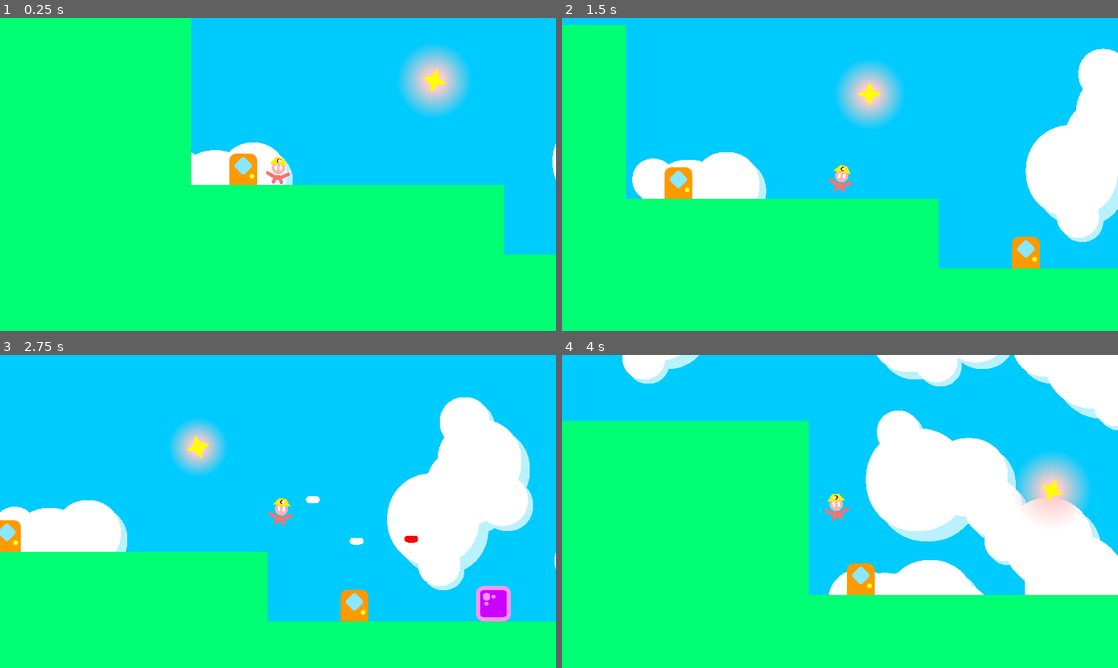
Above: before the commit, frames 1-4 (two rows, left to right).
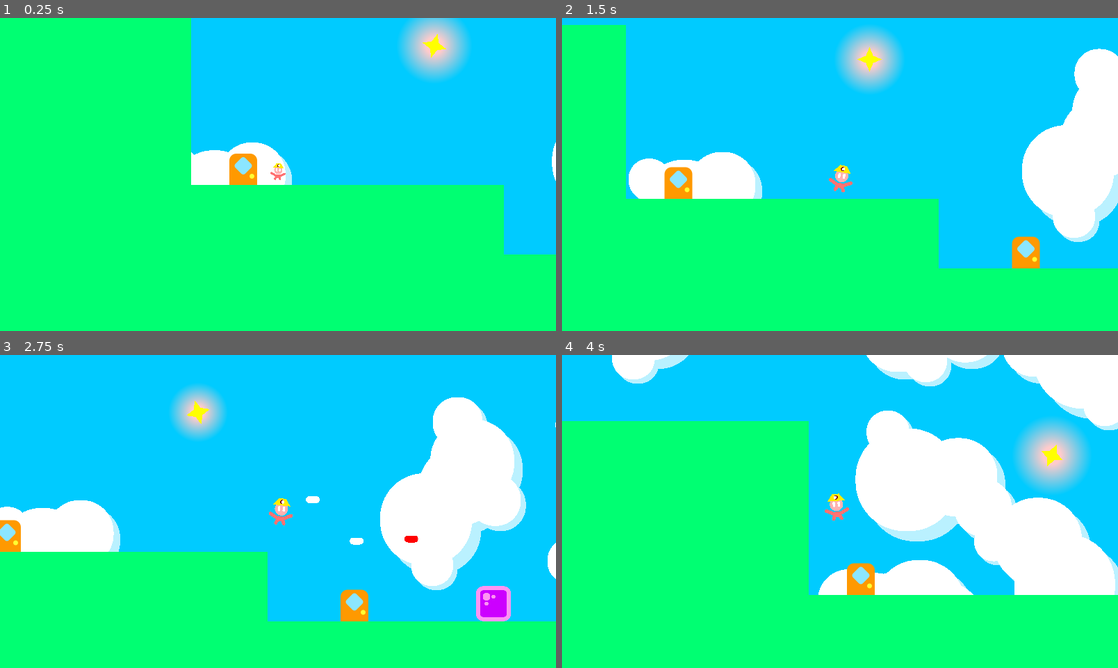
Above: after the commit, the same moments.

Repository: HarmonyHoney/tiny_crate2
Game: Godot game, scene res://src/map/hub.tscn
Same seed, same stepped clock (60 frames per second), same inputs: the game is played once before the commit and once after it. The engine's default icon, where the game draws it, is replaced by a stand-in: a white triangle on a blue panel in a dark square.
Inputs:
- Up to frame 1 (0.25 s): no input
- Up to frame 2 (1.5 s): tap Enter at 0.5 s; hold Right (right) 0.53-1.28 s; hold Space (jump) 0.53-1.28 s; hold Down (down) from 1.28 s (still down); tap C (grab) at 1.35 s
- Up to frame 3 (2.75 s): tap Space (jump) at 1.52, 1.55, 1.82, 2.3 s; release Down (down) at 2.03 s; hold Right (right) from 2.03 s (still down); hold V (shoot) from 2.03 s (still down)
- Up to frame 4 (4 s): release Right (right) at 2.78 s; release V (shoot) at 2.78 s; hold Up (up) 2.78-3.53 s; tap R at 2.85 s; tap Space (jump) at 3.02, 3.05, 3.32 s; hold Left (left) from 3.53 s (still down); hold Space (jump) from 3.53 s (still down); tap P at 3.6 s

The runs differ from the first frame. In frame 1, 3.5% of the frame differs, in the area x 34-100%, y 0-54%; in frame 2, 4.1%; in frame 3, 5.1%; in frame 4, 8.1%, in the area x 9-100%, y 0-77%.

Commit message:
beepbopboop

Diff:
--- a/src/actor/Player.gd
+++ b/src/actor/Player.gd
@@ -61,6 +61,11 @@
 var fire_clock := 0.0
 export var fire_rate := 0.25
 
+onready var squish_ease := EaseMover.new(0.4)
+export var jump_squish := Vector2.ONE
+export var land_squish := Vector2.ONE
+
+
 func _enter_tree():
 	Shared.player = self
 
@@ -126,6 +131,7 @@
 		is_jump = true
 		jump_clock = 0.0
 		jump_count += 1
+		squish(jump_squish)
 	# in air
 	elif !is_floor:
 
@@ -215,14 +221,25 @@
 		image.rotation_degrees = (dir_x * 7) + sin(walk_clock * 9.0) * 3
 		image.position.y = lerp(image.position.y, 0, 10 * delta)
 
+	# squash n stretch
+	if squish_ease.clock < squish_ease.time:
+		squish_ease.count(delta)
+		image.scale = squish_ease.from.linear_interpolate(Vector2.ONE, squish_ease.frac())
+
 func idle_frame():
 	# grab
 	if is_grab and is_instance_valid(grab):
 		arm_l.set_point_position(1, arm_l.get_point_position(1).linear_interpolate(arm_l.to_local(grab.global_position + Vector2(-47, 47)), grab_ease.frac()))
 		arm_r.set_point_position(1, arm_r.get_point_position(1).linear_interpolate(arm_r.to_local(grab.global_position + Vector2(47, 47)), grab_ease.frac()))
 
+func squish(_from := Vector2.ONE, _time := squish_ease.time):
+	squish_ease.time = _time
+	squish_ease.reset()
+	squish_ease.from = _from
+
 func hit_floor():
 	jump_count = 0
+	squish(land_squish)
 
 func set_jump(arg := false):
 	set_jump = arg
--- a/src/actor/Player.tscn
+++ b/src/actor/Player.tscn
@@ -16,6 +16,8 @@
 is_moving = true
 is_solid = true
 is_colliding = true
+jump_squish = Vector2( 0.5, 1.5 )
+land_squish = Vector2( 1.3, 0.7 )
 
 [node name="Image" type="Node2D" parent="."]
 
--- a/src/autoload/Clouds.gd
+++ b/src/autoload/Clouds.gd
@@ -2,6 +2,7 @@
 
 export var wind_speed := 1.0
 export var wind_dir := 1.0
+var wind_dist := 0.0
 export var puff_range := Vector2(0.5, 1.5)
 export var clouds_per_thousand := 25
 
@@ -22,11 +23,10 @@
 		clear()
 
 func _physics_process(delta):
-	#list_node.offset += Vector2(wind_speed * wind_dir * delta, 0)
-	pass
+	wind_dist += wind_speed * wind_dir * delta
 
 func idle_frame():
-	list_node.offset = Cam.position * parallax_scale
+	list_node.offset = (Cam.position * parallax_scale) + Vector2(wind_dist, 0)
 
 func clear():
 	list_node.offset = Vector2.ZERO
--- a/src/map/hub.tscn
+++ b/src/map/hub.tscn
@@ -42,4 +42,4 @@
 scene_path = "res://src/map/test.tscn"
 
 [node name="Goal" parent="Actors" instance=ExtResource( 7 )]
-position = Vector2( -1700, 300 )
+position = Vector2( -1700, 200 )
